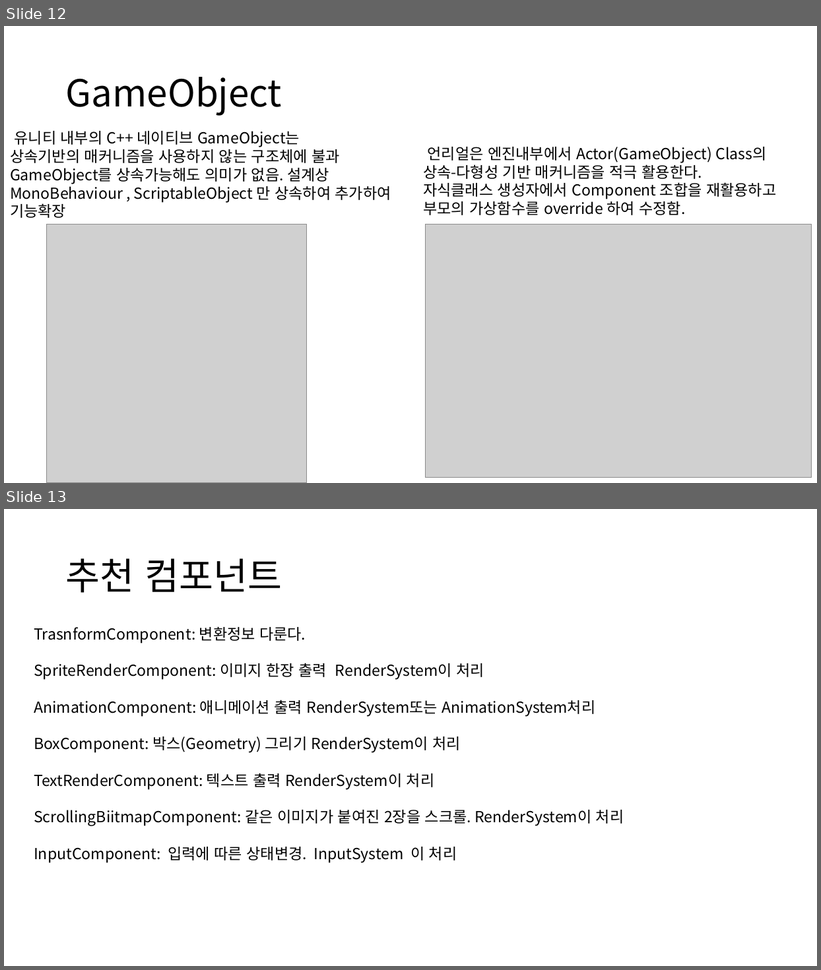
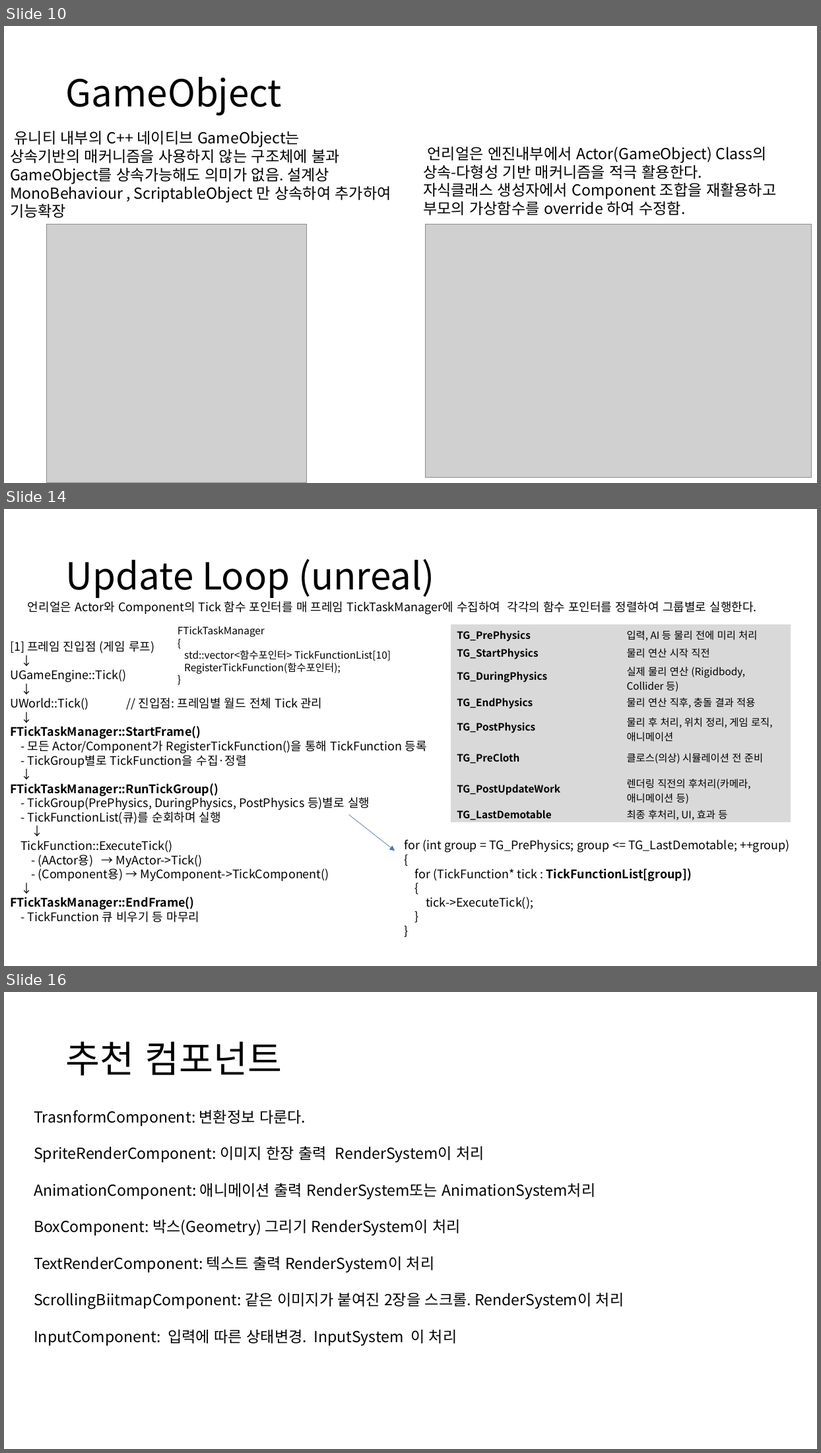
Before and after one commit to ldw9981/Direct2D_1.4, a slide deck: ppt/GameObject.pptx. Shown one above the other, each under a label of ours: slides 12 and 13 before the commit, slides 10, 14 and 16 after it; the slides between them are not shown. The pictures are 821x970 and 821x1453 pixels, drawn with LibreOffice and Linux fonts; fonts in the diff are those of the drawing; grey boxes stand for pictures. Boxes give left, top, right and bottom in pixels: in the first picture for what was removed or moved away, otherwise in the second. Text is boxed around its words. In the diff, an @@ line names an element or a change of style, - is before the commit and + after.

```diff
--- a/ppt/GameObject.pptx
+++ b/ppt/GameObject.pptx
@@ slide 14 added at [4, 509, 817, 966], background #FFFFFF @@
@@ title added at [66, 559, 434, 598], 44 pt, text #000000 @@
+Update Loop (unreal)
@@ text added at [28, 601, 756, 615], 14 pt, text #000000 @@
+언리얼은 Actor와 Component의 Tick 함수 포인터를 매 프레임 TickTaskManager에 수집하여 각각의 함수 포인터를 정렬하여 그룹별로 실행한다.
@@ text added at [178, 626, 391, 674], 12 pt, text #000000 @@
+FTickTaskManager
+{
+std::vector<함수포인터> TickFunctionList[10]
+RegisterTickFunction(함수포인터);
+}
@@ table added at [451, 625, 790, 823], 8 rows, 2 columns @@
+TG_PrePhysics | 입력, AI 등 물리 전에 미리 처리
+TG_StartPhysics | 물리 연산 시작 직전
+TG_DuringPhysics | 실제 물리 연산 (Rigidbody, Collider 등)
+TG_EndPhysics | 물리 연산 직후, 충돌 결과 적용
+TG_PostPhysics | 물리 후 처리, 위치 정리, 게임 로직, 애니메이션
+TG_PreCloth | 클로스(의상) 시뮬레이션 전 준비
+TG_PostUpdateWork | 렌더링 직전의 후처리(카메라, 애니메이션 등)
+TG_LastDemotable | 최종 후처리, UI, 효과 등
@@ text added at [10, 641, 427, 923], 14 pt, text #000000 @@
+[1] 프레임 진입점 (게임 루프)
+↓
+UGameEngine::Tick()
+↓
+UWorld::Tick() // 진입점: 프레임별 월드 전체 Tick 관리
+↓
+FTickTaskManager::StartFrame()
+- 모든 Actor/Component가 RegisterTickFunction()을 통해 TickFunction 등록
+- TickGroup별로 TickFunction을 수집·정렬
+↓
+FTickTaskManager::RunTickGroup()
+- TickGroup(PrePhysics, DuringPhysics, PostPhysics 등)별로 실행
+- TickFunctionList(큐)를 순회하며 실행
+↓
+TickFunction::ExecuteTick()
+- (AActor용) → MyActor->Tick()
+- (Component용) → MyComponent->TickComponent()
+↓
+FTickTaskManager::EndFrame()
+- TickFunction 큐 비우기 등 마무리
@@ arrow added from (349, 815) to (395, 851), #4472C4 0.5 pt @@
@@ text added at [405, 840, 790, 910], 14 pt, text #000000 @@
+for (int group = TG_PrePhysics; group <= TG_LastDemotable; ++group)
+{
+for (TickFunction* tick : TickFunctionList[group])
+{
+tick->ExecuteTick();
+}
+}
@@ what was slide 12 is now slide 10 @@
@@ what was slide 13 is now slide 16 @@
```
Also in this commit, not shown: 3 slides changed, 2 other slides added.
